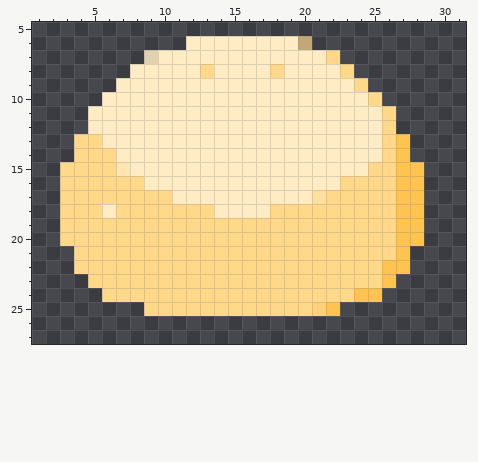
Two states of a pixel-art sprite, ecology_resource_pack/textures/items/materials/dough.png. Above is the file before it was changed.
The file is 32x32 pixels. Pixels under 10% opacity are left out. Colours within 5 levels of each other are drawn and written as one. Shown: x 1..31, y 5..27.
And afterwards:
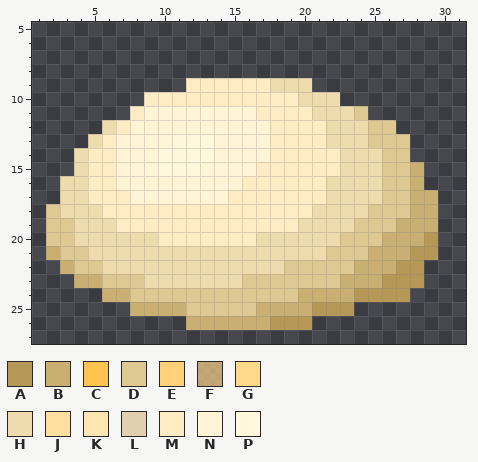
Palette (. is transparent): A #b59856  B #c9af72  C #ffc44f  D #dec993  E #ffd279  F #ffd88aaa  G #ffd88a  H #eedbae  J #ffdf9f  K #ffe5b2  L #ffebc4d7  M #ffebc4  N #fff4d5  P #fff8dd
From old to new:
Changed rows in their new state; - is an unchanged pixel.
first column x 2:
 6 ----------.........---------
 7 -------..............-------
 8 ------................------
 9 -----.....------HHH....-----
10 ----...-----------HHH...----
11 ---...-NNNNNNNN----HHHD..---
12 ---.H-NNNNNNNNNN----HHHDD---
13 --.H-NNNNPPPNNNN----HHHDDD--
14 --HMMNNNPPPPNNNN-----HHHDD--
15 -.HMMNNNPPPNNNN------HHHDDB-
16 -HHMMNNNNNNNNN------HHHHDDB-
17 -HHMMMNNNNNNN------MHHHHDDBB
18 DHHH-MMMMMMM----MMMHHHHDDDBB
19 DDHHHMMMMMMMMMMMMMHHHHDDDBBB
20 DDHHHHHHMMMMMMMHHHHHHDDDBBBA
21 BDDHHHHHHHHHHHHHHHHHDDDBBBAA
22 -BDDHHHHHHHHHHHHHDDDDDBBBAA-
23 --BBDDDHHHHHHHDDDDDDDBBBAAA-
24 ----BBDDDDDDDDDDDDBBBBAAAA--
25 ------BBBBDDDDDBBBBAAA------
26 ----------BBBBBBAAA---------
Changed places in both pictures, as pixel boxes (x1, y1, x2, y2):
changed: (46, 36, 438, 330)
